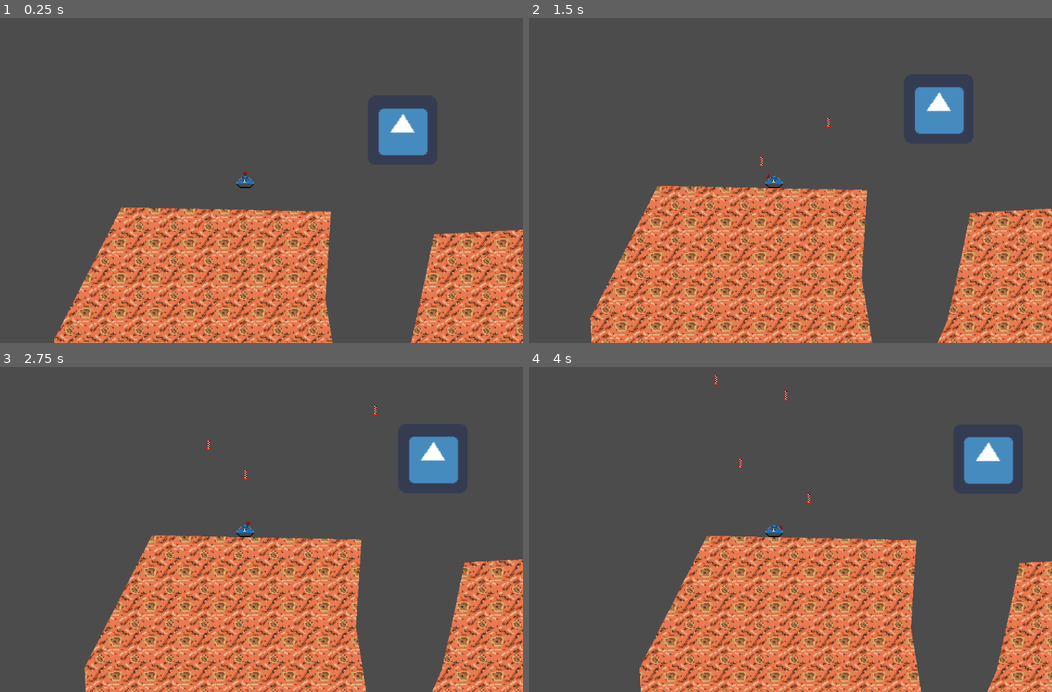
Above: before the commit, frames 1-4 (two rows, left to right).
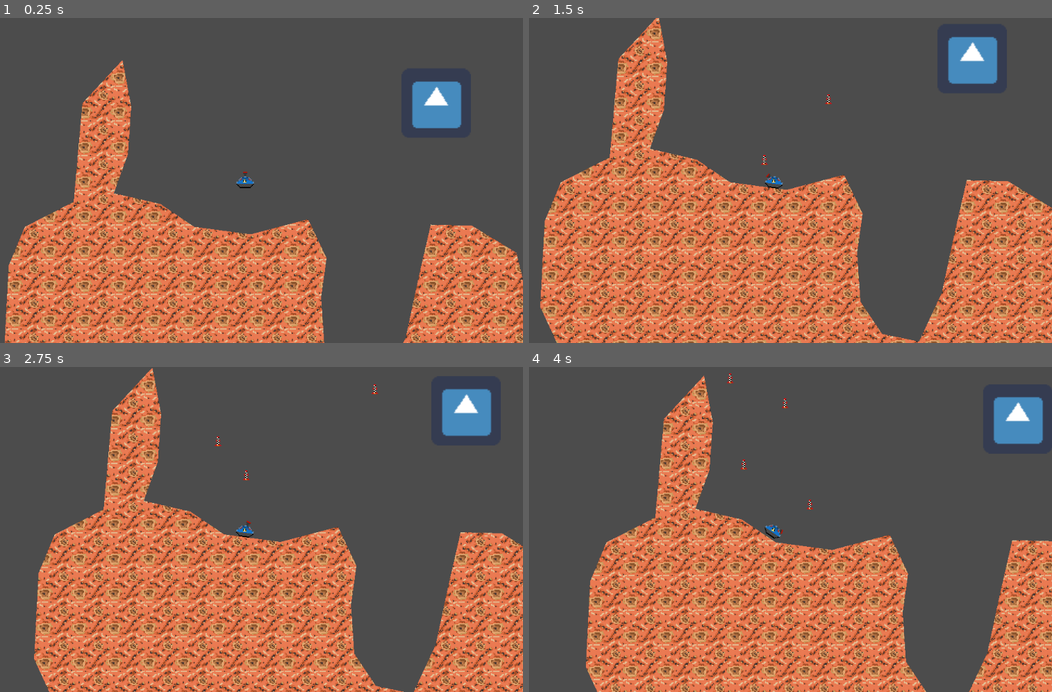
Above: after the commit, the same moments.

Repository: Blinc13/terrain_commander
Game: Godot game, scene res://TestScene.tscn
Two runs of this game, one before a commit and one after it. Both use one fixed random seed, a clock stepped at 60 frames per second and the inputs below. The project has no main scene, so this scene is started directly. The engine's default icon, where the game draws it, is replaced by a stand-in: a white triangle on a blue panel in a dark square.
Inputs (mouse positions are in pixels of both pictures, inside the frame that each line leads up to):
- Up to frame 1 (0.25 s): no input
- Up to frame 2 (1.5 s): move the mouse to (895, 164) at 0.52 s; hold A (right) from 0.53 s (still down); click (895, 164) at 0.6 s; tap W (up) at 0.77 s; move the mouse to (664, 196) at 1.27 s; click (664, 196) at 1.35 s
- Up to frame 3 (2.75 s): tap W (up) at 1.52 s; move the mouse to (303, 458) at 2.02 s; release A (right) at 2.03 s; hold D (left) from 2.03 s (still down); click (303, 458) at 2.1 s
- Up to frame 4 (4 s): move the mouse to (748, 594) at 2.77 s; release D (left) at 2.78 s; hold A (right) from 2.78 s (still down); click (748, 594) at 2.85 s; tap W (up) at 3.02, 3.77 s; move the mouse to (942, 578) at 3.52 s; click (942, 578) at 3.6 s

The runs differ from the first frame. In frame 1, 29% of the frame differs, in the area x 0-100%, y 13-100%; in frame 2, 37%, in the area x 2-100%, y 0-100%; in frame 3, 35%; in frame 4, 32%.

Commit message:
Added self deletion for polygon if it fully destroyed

Diff:
--- a/TestScene.tscn
+++ b/TestScene.tscn
@@ -13,7 +13,7 @@
 
 [node name="Polygon2D" type="Polygon2D" parent="TerrainManager"]
 texture = ExtResource( 3 )
-polygon = PoolVector2Array( 143, 85, 336, 89, 331, 170, 344, 251, 389, 258, 410, 209, 423, 150, 431, 110, 527, 105, 668, 155, 757, 214, 767, 294, 748, 391, 552, 455, 389, 473, 219, 457, 89, 400, 81, 207 )
+polygon = PoolVector2Array( 68, 105, 76, 14, 113, -26, 121, 17, 118, 61, 105, 97, 148, 107, 179, 128, 231, 135, 284, 121, 301, 157, 296, 193, 299, 238, 319, 268, 353, 275, 374, 230, 386, 174, 397, 126, 435, 127, 476, 152, 486, 193, 498, 262, 496, 308, 470, 353, 401, 401, 296, 414, 160, 386, 96, 368, 49, 332, 32, 304, 4, 243, 8, 164, 23, 128 )
 
 [node name="RigidBody2D" type="RigidBody2D" parent="."]
 position = Vector2( 402, 14 )
@@ -33,6 +33,6 @@
 polygon = PoolVector2Array( 32, -32, 32, 32, -32, 32, -32, -32, 31, -32 )
 
 [node name="Player" parent="." instance=ExtResource( 5 )]
-position = Vector2( 257, 57 )
+position = Vector2( 226, 82 )
 
 [connection signal="body_entered" from="RigidBody2D" to="RigidBody2D" method="_on_RigidBody2D_body_entered"]
--- a/src/objects/terrain_fragment.gd
+++ b/src/objects/terrain_fragment.gd
@@ -30,6 +30,11 @@
 func clip_polygon(polygon: PoolVector2Array):
 	var poly = Geometry.clip_polygons_2d(pol.polygon, polygon)
 
+	if poly.size() == 0:
+		queue_free()
+
+		return
+
 	pol.set_deferred("polygon", poly[0])
 	col.set_deferred("polygon", poly[0])
 
